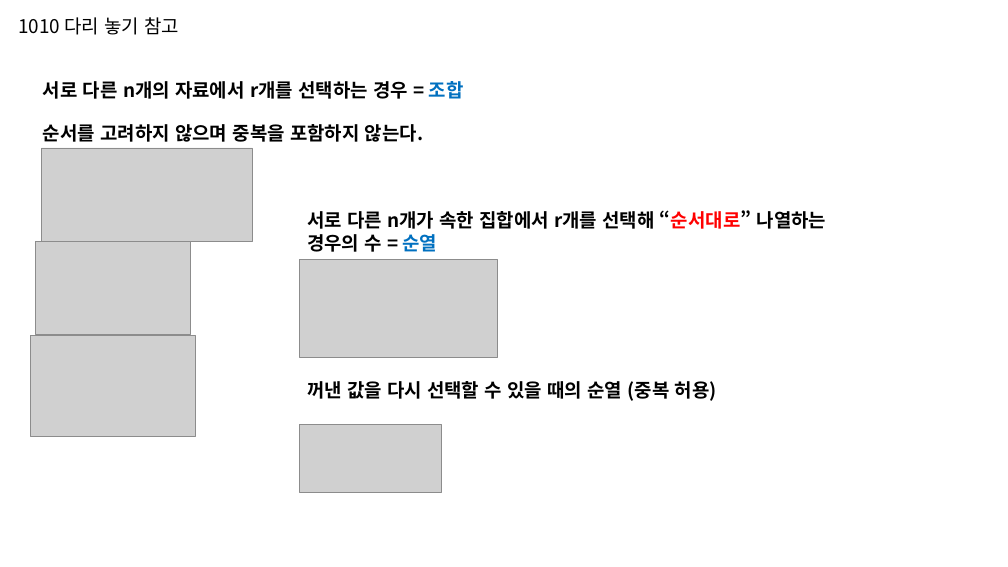
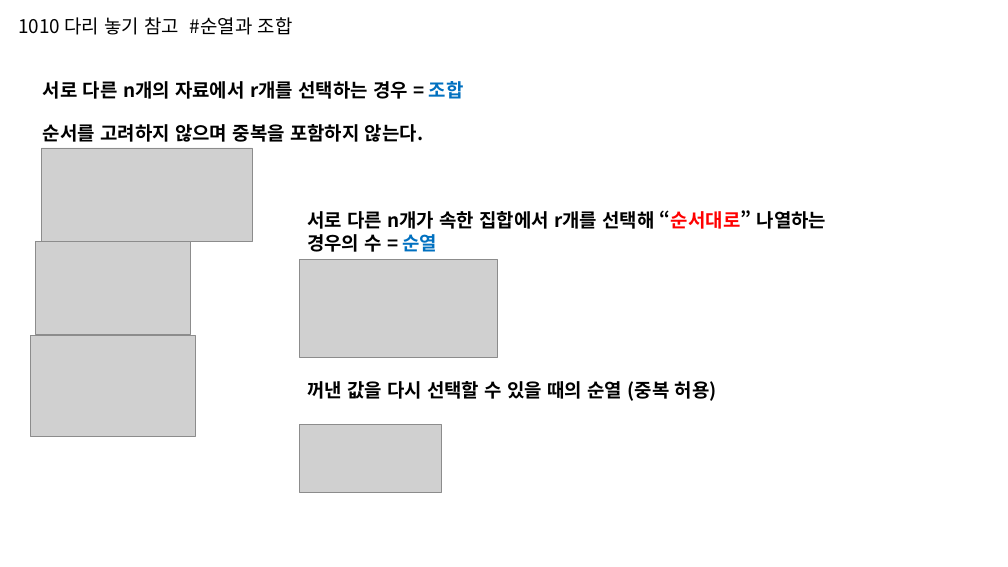
Before and after one commit to phantom0119/Baekjoon, a slide deck: slide 5 of 참고자료.pptx (slide 2 before the commit). Drawn at 1008x567 pixels with LibreOffice and Linux fonts; fonts in the diff are those of the drawing; grey boxes stand for pictures. Boxes give left, top, right and bottom in pixels: in the first picture for what was removed or moved away, otherwise in the second. Text is boxed around its words. In the diff, an @@ line names an element or a change of style, - is before the commit and + after.

```diff
--- a/참고자료.pptx
+++ b/참고자료.pptx
@@ text at bbox=[18, 17, 293, 35]: text changed @@
-1010 다리 놓기 참고
+1010 다리 놓기 참고 #순열과 조합
```
Also in this commit, not shown: 4 slides added, 3 other files.
